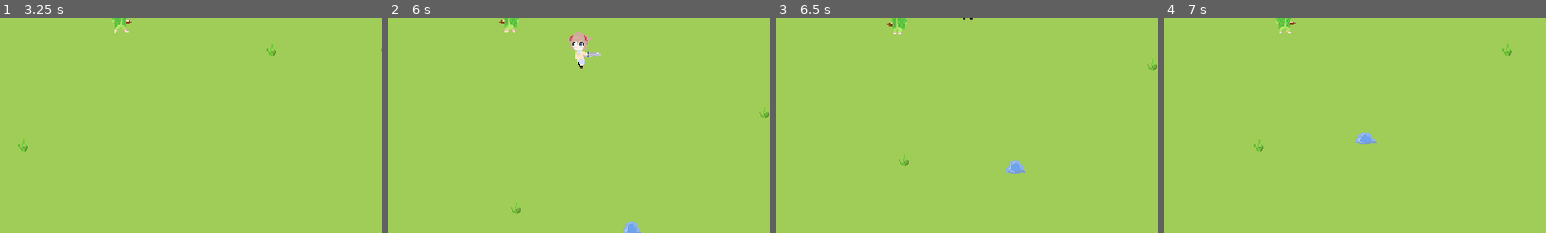
Above: before the commit, frames 1-4 (left to right).
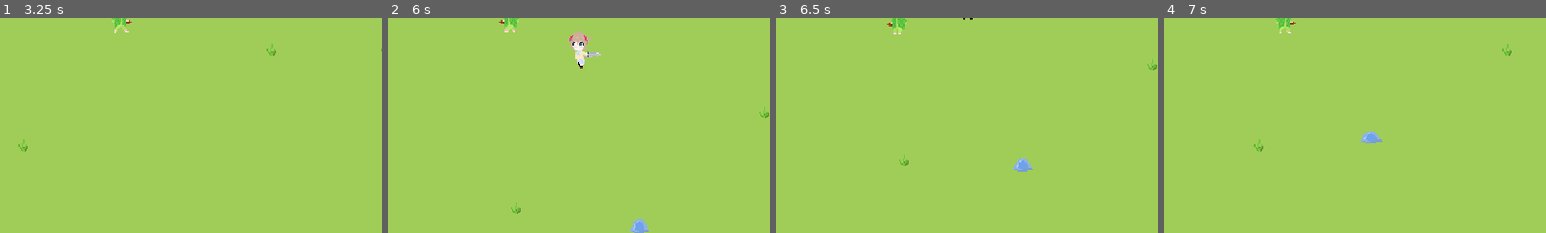
Above: after the commit, the same moments.

Repository: KotgeDev/Neuro-Adventures
Game: Godot game, scene res://scenes/ui/menu.tscn
The game is run twice, just before and just after one commit, with the same random seed, the same clock (stepped at 60 frames per second) and the same inputs.
Inputs (mouse positions are % of the whole screen's width and height, from its top left):
- Up to frame 1 (3.25 s): click "Start" at 0.5 s; move the mouse to (72, 45) at 1.27 s; hold D (right) 1.28-2.03 s; move the mouse to (30, 55) at 2.02 s; hold S (down) 2.03-2.78 s; move the mouse to (60, 28) at 2.77 s; hold D (right) from 2.78 s (still down)
- Up to frame 2 (6 s): move the mouse to (45, 70) at 3.52 s; release D (right) at 3.53 s; hold W (up) 3.53-4.28 s; move the mouse to (80, 65) at 4.27 s; hold A (left) 4.28-5.78 s; move the mouse to (20, 35) at 5.02 s; move the mouse to (55, 50) at 5.77 s; hold S (down) from 5.78 s (still down)
- Up to frame 3 (6.5 s): keep holding S (down)
- Up to frame 4 (7 s): move the mouse to (35, 25) at 6.52 s; release S (down) at 6.53 s; hold D (right) from 6.53 s (still down)
The pictures show only the part of the screen within x 34-84%, y 50-100%; the shares and areas given below are measured in that part.

Frame 1 is identical in both runs. In frame 2, 0.3% of the frame differs, in the area x 61-69%, y 93-100%; in frame 3, 0.3%, in the area x 60-68%, y 65-73%; in frame 4, 0.2%.

Commit message:
Enemy Ai Changes

Diff:
--- a/scripts/enemies/enemy.gd
+++ b/scripts/enemies/enemy.gd
@@ -28,15 +28,22 @@
 
 @onready var health: int = MAX_HEALTH
 var dead := false
-
+var ai_instance
+var collab_instance
+var target_pos
 
 func _ready() -> void:
 	$ContinuousHitbox.damage = DAMAGE
 	$ContinuousHitbox/HitTimer.wait_time = ATTACK_INTERVAL
 	$AnimationPlayer.play("idle")
+	ai_instance = get_tree().get_first_node_in_group("ai")
+	collab_instance = get_tree().get_first_node_in_group("collab_partner")
 
 func _physics_process(_delta):
-	var target_pos = get_tree().get_first_node_in_group("ai").global_position
+	if global_position.distance_to(ai_instance.global_position) < global_position.distance_to(collab_instance.global_position):
+		target_pos = ai_instance.global_position
+	elif global_position.distance_to(collab_instance.global_position) < global_position.distance_to(ai_instance.global_position):
+		target_pos = collab_instance.global_position
 	var difference = abs((global_position - target_pos).length())
 	if difference > 3:
 		compass.look_at(target_pos)
--- a/scripts/shared/globals.gd
+++ b/scripts/shared/globals.gd
@@ -11,6 +11,7 @@
 	OWNED_BY_COLLAB_PARTNER,
 	OWNED_BY_ENEMY
 }
+
 #endregion
 
 #region OTHER
